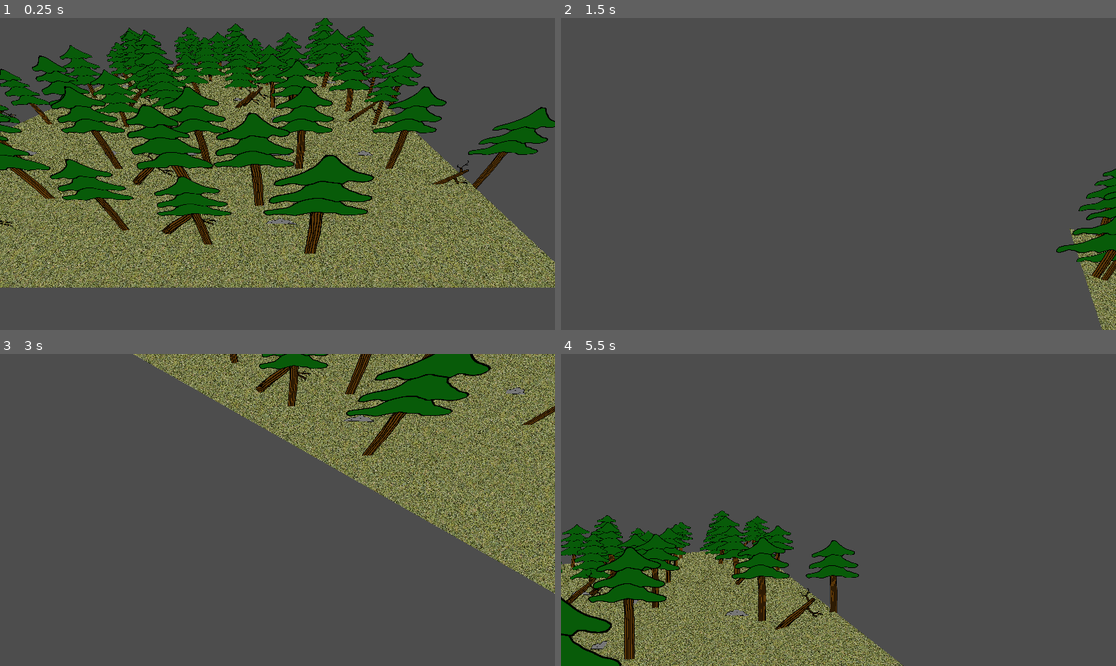
Above: before the commit, frames 1-4 (two rows, left to right).
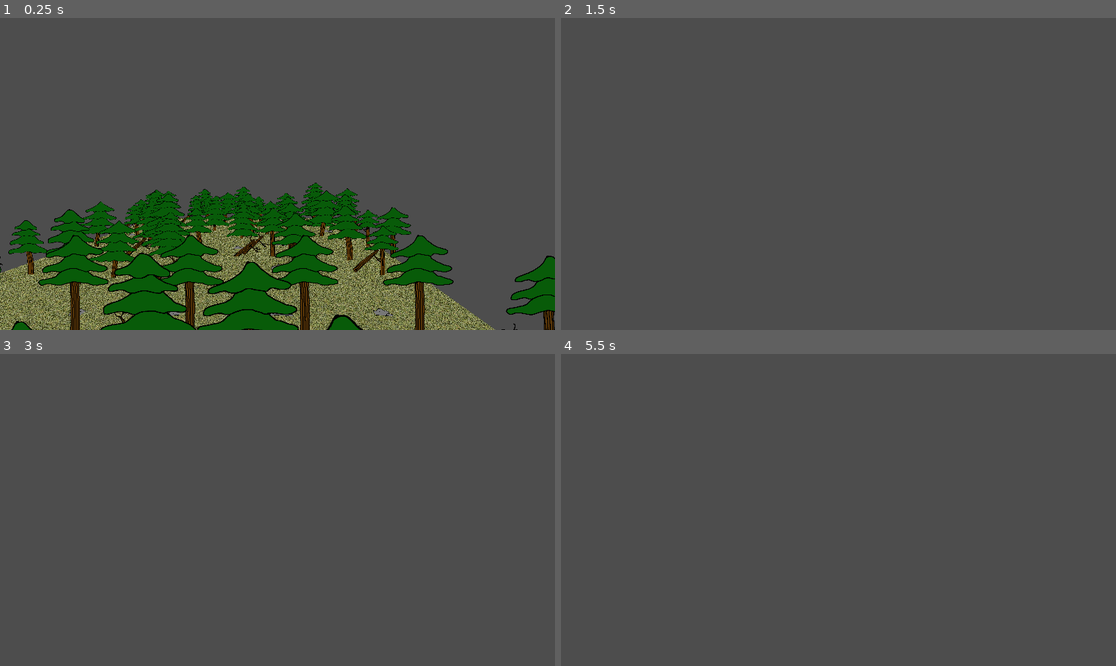
Above: after the commit, the same moments.

Repository: bluegill2000/Godot-Experiments
Game: Godot game, scene res://scenes/pine_forest.tscn
The game is run twice, just before and just after one commit, with the same random seed, the same clock (stepped at 60 frames per second) and the same inputs.
Inputs (mouse positions are in pixels of both pictures, inside the frame that each line leads up to):
- Up to frame 1 (0.25 s): no input
- Up to frame 2 (1.5 s): tap Enter at 0.5 s; move the mouse to (960, 158) at 0.52 s; hold D (move_right) 0.53-1.28 s; tap R at 0.6, 1.35 s; click (960, 158) at 0.67 s; tap Space (move_up) at 1.25 s; move the mouse to (727, 189) at 1.27 s; hold S (move_backward) from 1.28 s (still down); click (727, 189) at 1.42 s
- Up to frame 3 (3 s): move the mouse to (333, 441) at 2.02 s; release S (move_backward) at 2.03 s; hold D (move_right) 2.03-2.78 s; tap R at 2.1, 2.85 s; click (333, 441) at 2.17 s; tap Enter at 2.75 s; move the mouse to (249, 572) at 2.77 s; hold W (move_forward) from 2.78 s (still down); click (249, 572) at 2.92 s
- Up to frame 4 (5.5 s): move the mouse to (1005, 556) at 3.52 s; release W (move_forward) at 3.53 s; hold A (move_left) 3.53-5.03 s; tap R at 3.6, 4.35, 5.1 s; click (1005, 556) at 3.67 s; tap Escape at 4.15 s; tap Space (move_up) at 4.25 s; move the mouse to (672, 463) at 4.27 s; click (672, 463) at 4.42 s; tap Enter at 5 s; move the mouse to (866, 510) at 5.02 s; hold S (move_backward) from 5.03 s (still down); click (866, 510) at 5.17 s

The runs differ from the first frame. In frame 1, 74% of the frame differs, in the area x 0-100%, y 0-100%; in frame 2, 2.5%; in frame 3, 28%; in frame 4, 21%.

Commit message:
Camera control updates

Diff:
--- a/Map Generation/scenes/pine_forest.tscn
+++ b/Map Generation/scenes/pine_forest.tscn
@@ -12,5 +12,5 @@
 tileContainer = NodePath("../tile_container")
 
 [node name="Camera3D" type="Camera3D" parent="."]
-transform = Transform3D(1, 0, 0, 0, 0.765292, 0.643683, 0, -0.643683, 0.765292, 0, 14.3046, 25.4313)
+transform = Transform3D(1, 0, 0, 0, 1, 0, 0, 0, 1, 0, 14.3046, 25.4313)
 script = ExtResource("2_q24wt")
--- a/Map Generation/scripts/camera_controller.gd
+++ b/Map Generation/scripts/camera_controller.gd
@@ -5,28 +5,41 @@
 
 var camera_rot_x: float = 0
 var camera_rot_y: float = 0
+var mouse_captured: bool = false
 
 # Called when the node enters the scene tree for the first time.
 func _ready():
+	Input.set_mouse_mode(Input.MOUSE_MODE_CAPTURED)
+	mouse_captured = true
 	print("Camera controls ready")
 
 # Called every frame. 'delta' is the elapsed time since the previous frame.
 func _process(delta):
-	var velocity = Input.get_vector("move_left", "move_right", "move_forward", "move_backward") * speed * delta
+	var forward = Input.get_axis("move_forward", "move_backward") * speed * delta
+	var lateral = Input.get_axis("move_left", "move_right") * speed * delta
+	var elevation = Input.get_axis("move_down", "move_up") * speed * delta
 
-	var elevation = Input.get_axis("move_down", "move_up") * speed * delta
-	position += global_transform.basis * Vector3(velocity.x, elevation,  velocity.y, )
+	var to_local_basis = global_transform.basis
+	var local_movement = to_local_basis * Vector3(lateral, 0, forward)
+
+	position.x += local_movement.x
+	position.y += elevation
+	position.z += local_movement.z
 
 func _input(event: InputEvent):
 	# Enable/Disable mouse capture
 	if Input.is_mouse_button_pressed(MOUSE_BUTTON_LEFT):
-		Input.mouse_mode = Input.MOUSE_MODE_VISIBLE
+		Input.set_mouse_mode(Input.MOUSE_MODE_VISIBLE)
+		mouse_captured = false
 	elif Input.is_mouse_button_pressed(MOUSE_BUTTON_RIGHT):
-		Input.mouse_mode = Input.MOUSE_MODE_CAPTURED
-
+		Input.set_mouse_mode(Input.MOUSE_MODE_CAPTURED)
+		mouse_captured = true
+	elif Input.is_key_pressed(KEY_ESCAPE):
+		Input.set_mouse_mode(Input.MOUSE_MODE_VISIBLE)
+		mouse_captured = false
 
 	# Rotational movement
-	if event is InputEventMouseMotion and Input.MOUSE_MODE_CAPTURED:
+	if event is InputEventMouseMotion and mouse_captured:
 		camera_rot_x += event.relative.x * mouse_speed
 		camera_rot_y += event.relative.y * mouse_speed
 
--- a/Map Generation/scripts/tile_manager.gd
+++ b/Map Generation/scripts/tile_manager.gd
@@ -20,7 +20,6 @@
 	var counter := 1
 	for row in range(rowOffset, rowOffset + rows):
 		for col in range(colOffset, colOffset + cols):
-			print("Generating tile at ", row, " ", col, " number ", counter)
 			var tile = Sprite3D.new()
 			tile.set_script(script)
 
